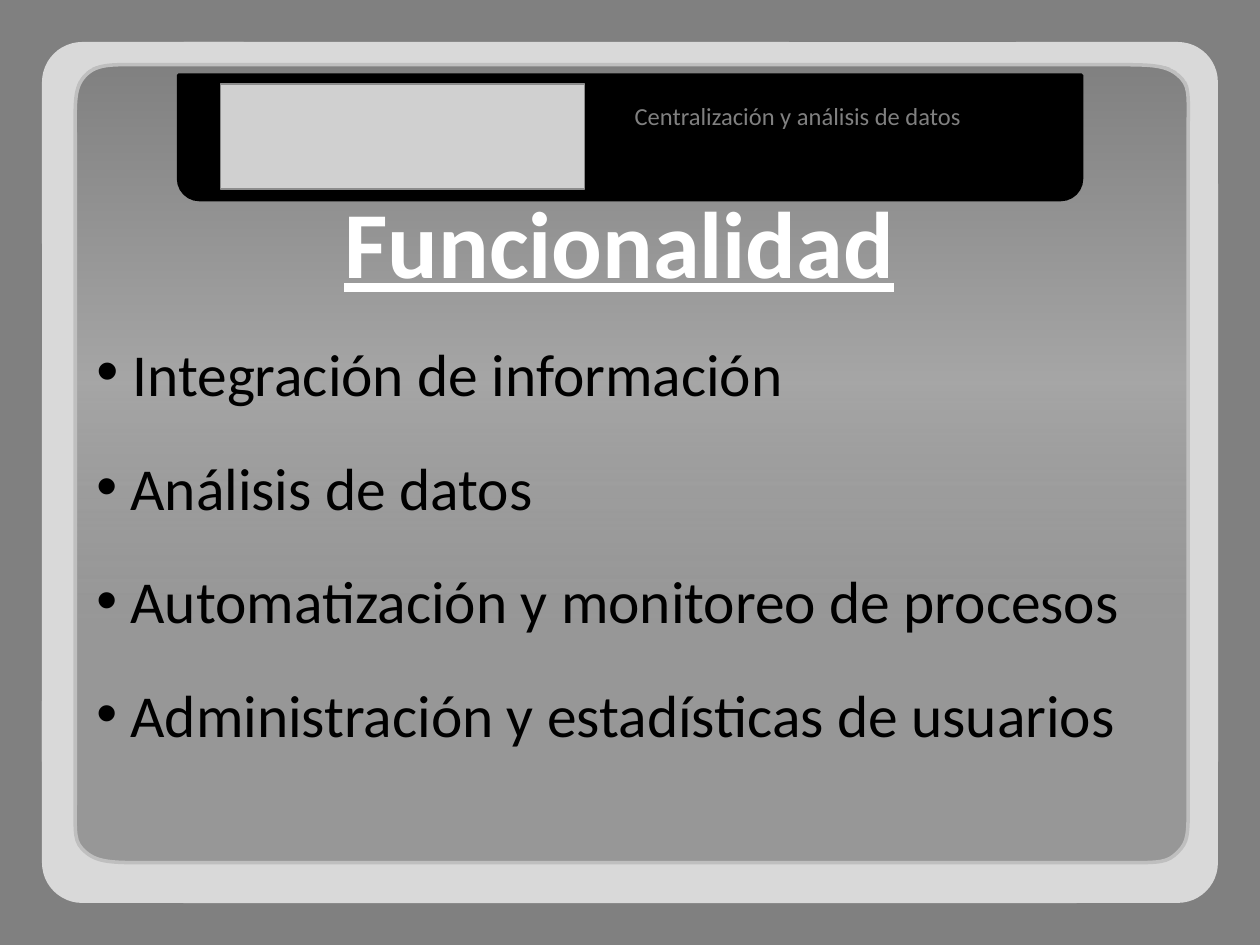
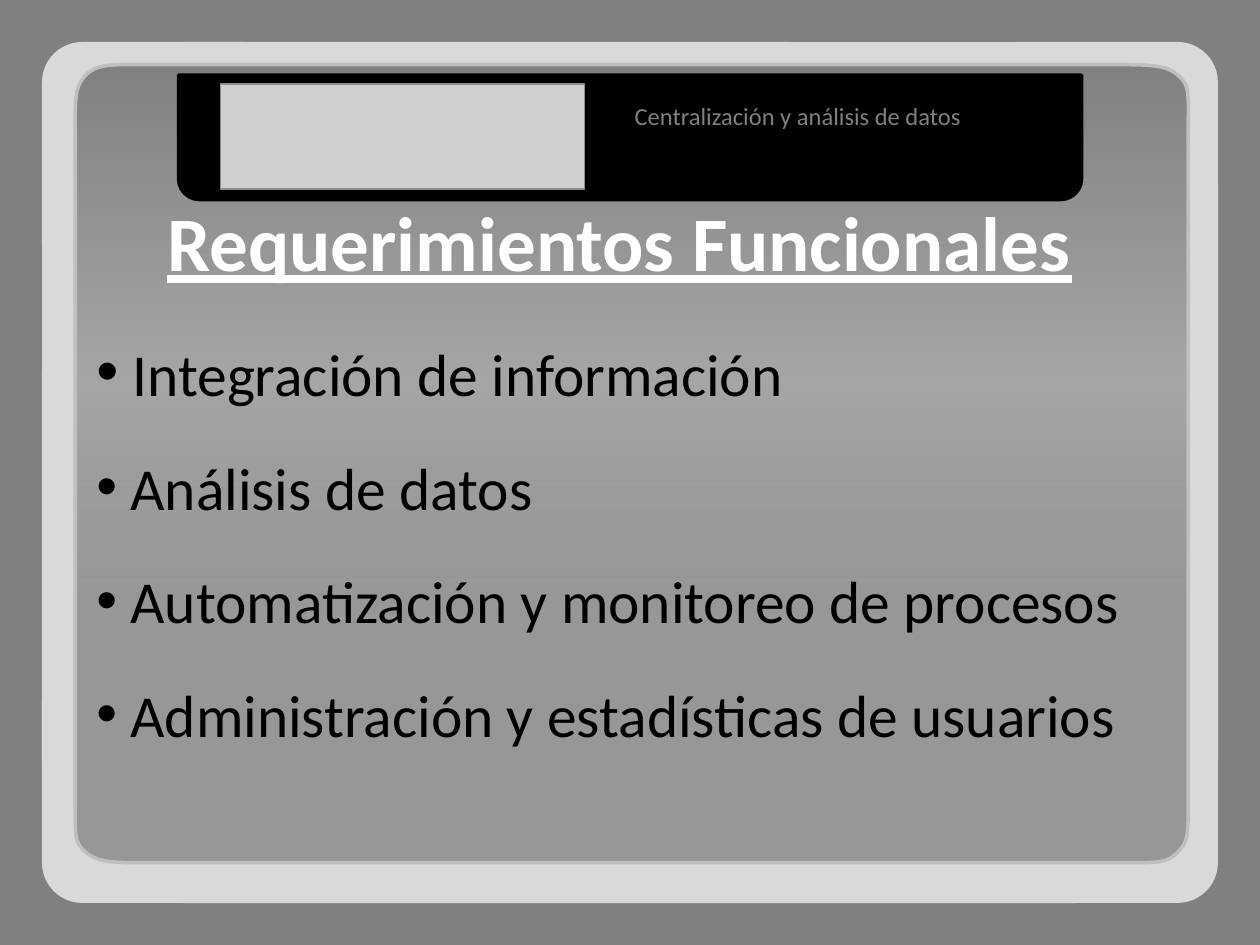
Before and after one commit to adrianachelotti/tallerdesarrollo1ero2011, a slide deck: slide 3 of Presentacion/Tecnica/Presentacion Tecnica.pptx. Drawn at 1260x945 pixels with LibreOffice and Linux fonts; fonts in the diff are those of the drawing; grey boxes stand for pictures. Boxes give left, top, right and bottom in pixels: in the first picture for what was removed or moved away, otherwise in the second. Text is boxed around its words. In the diff, an @@ line names an element or a change of style, - is before the commit and + after.

```diff
--- a/Presentacion/Tecnica/Presentacion Tecnica.pptx
+++ b/Presentacion/Tecnica/Presentacion Tecnica.pptx
@@ text at [167, 217, 1070, 283]: text changed; size 54 to 44 pt @@
-Funcionalidad
+Requerimientos Funcionales
```
Also in this commit, not shown: 3 other slides changed, 2 other files.
